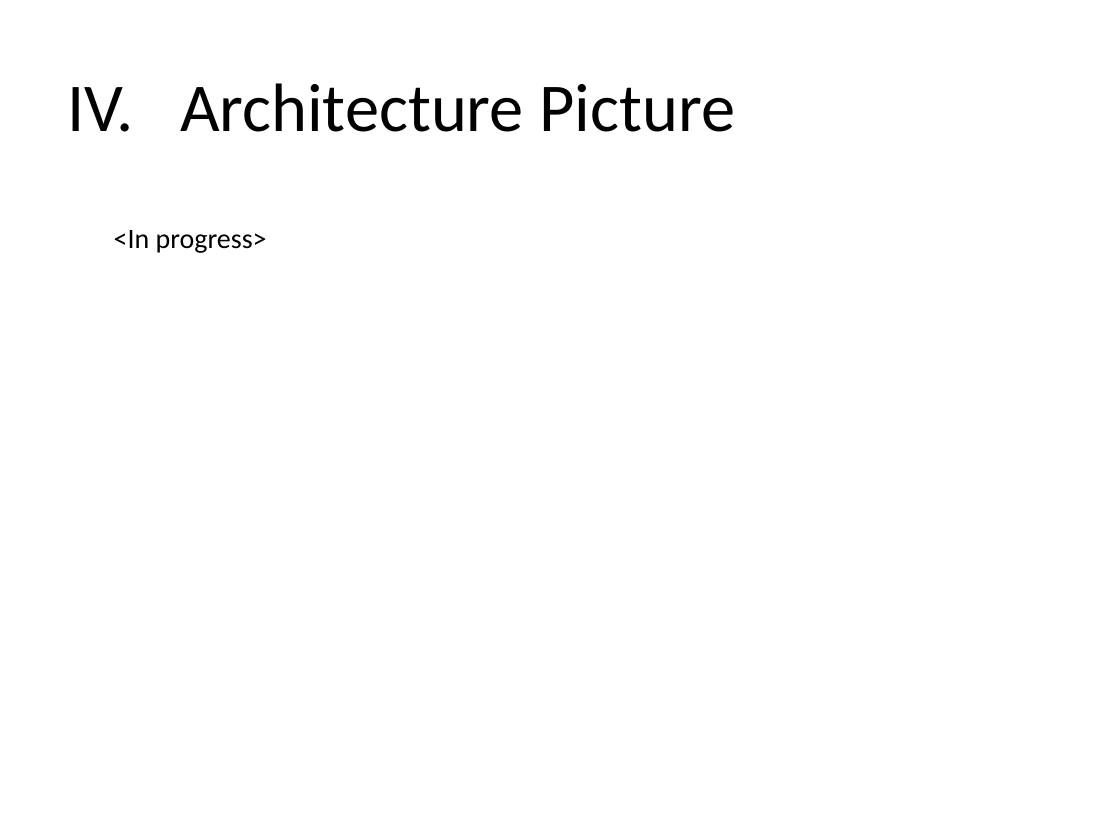
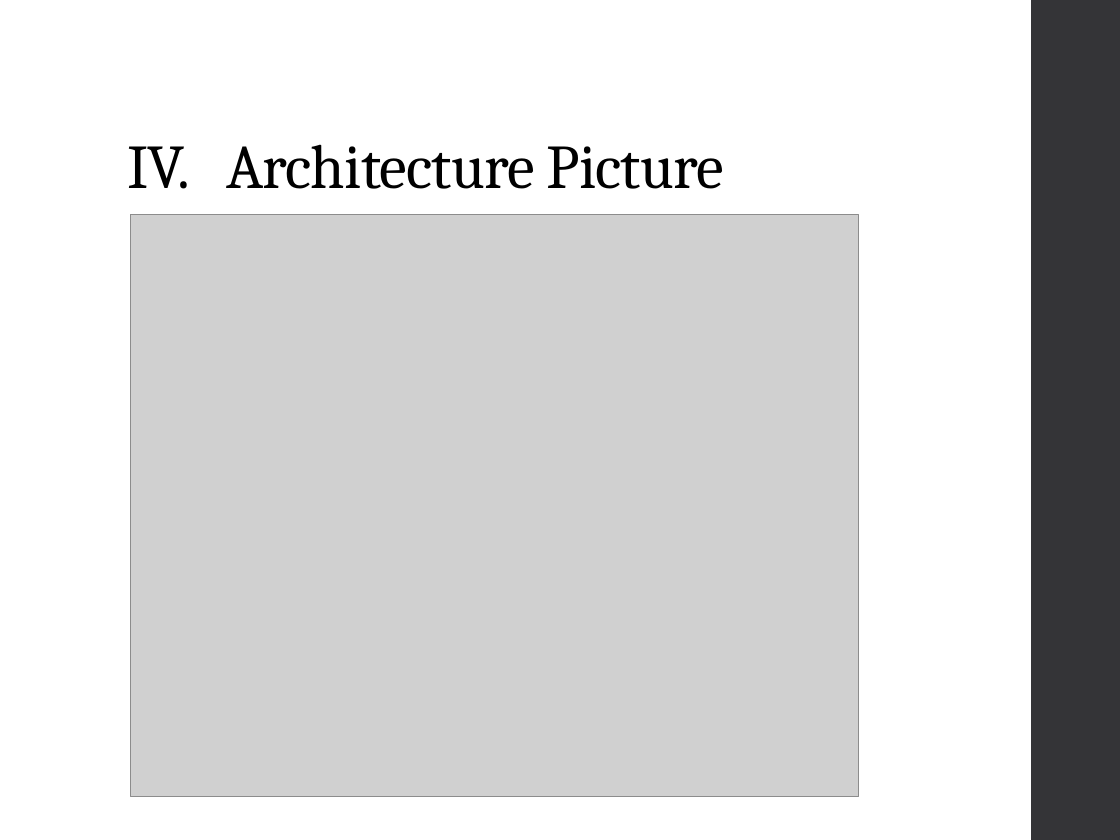
Before and after one commit to OlgaGavrylchenko/Messenger, a slide deck: slide 5 of First_Draft_Presentation.pptx. Drawn at 1120x840 pixels with LibreOffice and Linux fonts; fonts in the diff are those of the drawing; grey boxes stand for pictures. Boxes give left, top, right and bottom in pixels: in the first picture for what was removed or moved away, otherwise in the second. Text is boxed around its words. In the diff, an @@ line names an element or a change of style, - is before the commit and + after.

Commit message:
Architecture slide added
- Added architecture slide
- Changed the Design of the presentation

```diff
--- a/First_Draft_Presentation.pptx
+++ b/First_Draft_Presentation.pptx
@@ rectangle added at [1032,0,1120,840], fill #353537 @@
@@ title "IV. Architecture Picture": place and size @@
-title "IV. Architecture Picture" at [67,83,735,132]
+title "IV. Architecture Picture" at [127,144,724,189]
@@ title "IV. Architecture Picture" at [127,144,724,189]: size 44 to 40 pt, font Calibri to Cambria, letter spacing 0 to -0.5 pt; line spacing 1 to 0.9; vertical alignment middle to bottom @@
@@ text removed at [114,230,267,253] @@
-<In progress>
@@ picture added at [131,215,859,797] @@
```
Also in this commit, not shown: 9 other slides changed, 2 other files.
